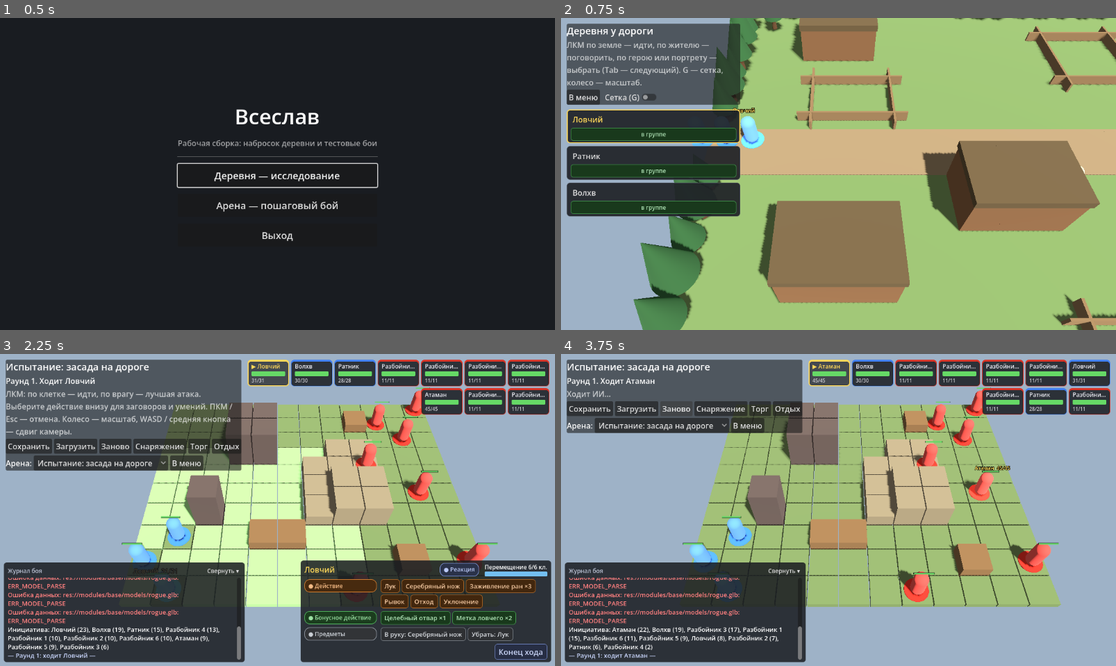
Above: before the commit, frames 1-4 (two rows, left to right).
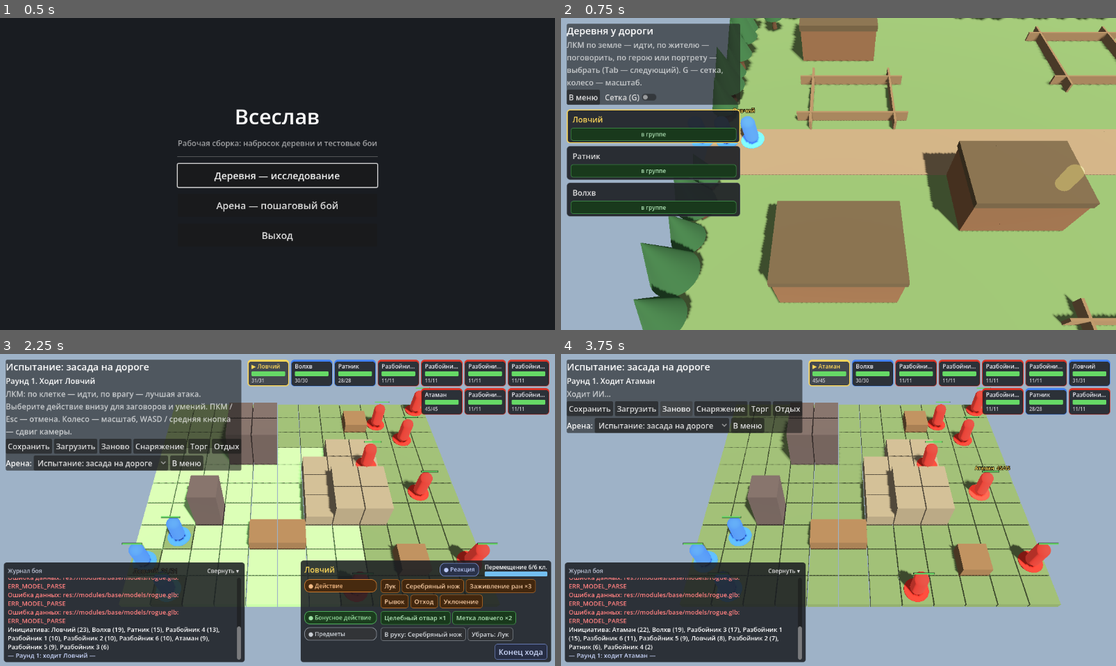
Above: after the commit, the same moments.

Repository: pivnoebidlo/vseslav
Game: Godot game, scene res://game/menu/main_menu.tscn
The game is run twice, just before and just after one commit, with the same random seed, the same clock (stepped at 60 frames per second) and the same inputs.
Inputs:
- Up to frame 1 (0.5 s): no input
- Up to frame 2 (0.75 s): click "Деревня — исследование" at 0.5 s
- Up to frame 3 (2.25 s): click "В меню" at 1.25 s; click "Арена — пошаговый бой" at 2 s
- Up to frame 4 (3.75 s): click "Заново" at 2.75 s; click "Заново" at 3.5 s

Frame 1 is identical in both runs. In frame 2, 0.5% of the frame differs, in the area x 32-95%, y 31-56%; in frame 3, 1.1%; in frame 4, 1.3%, in the area x 23-89%, y 11-78%.

Commit message:
feat: силуэты героев и жителей сквозь стены
Шейдер поверх фигуры рисует цвет стороны только там, где её заслоняет
непрозрачное — в деревне и на арене.

Co-Authored-By: Claude Opus 5.5 <noreply@anthropic.com>

Diff:
--- a/game/arena/unit_view.gd
+++ b/game/arena/unit_view.gd
@@ -18,6 +18,7 @@
 const BAR_WIDTH := 0.9
 const BAR_HEIGHT := 0.09
 const BAR_Y := 1.85
+const SILHOUETTE_SHADER := preload("res://game/world/silhouette.gdshader")
 
 var unit_id: String = ""
 
@@ -59,6 +60,7 @@
 	else:
 		_add_simple_figure(entry.figure if entry != null else FigureCatalog.FIGURE_HUMANOID)
 	_add_collider()
+	_add_silhouette(_figure)
 
 	_add_hp_bar()
 	_setup_label(_name_label, 34, BAR_Y + 0.28)
@@ -336,6 +338,22 @@
 	_body_mat.albedo_color = _base_color
 
 
+## Силуэт сквозь стены цвета стороны: на все меши фигуры (модели или простой).
+func _add_silhouette(node: Node) -> void:
+	var mat := ShaderMaterial.new()
+	mat.shader = SILHOUETTE_SHADER
+	mat.set_shader_parameter("color", Color(_team_color, 0.55))
+	_apply_overlay(node, mat)
+
+
+func _apply_overlay(node: Node, mat: Material) -> void:
+	var mesh := node as MeshInstance3D
+	if mesh != null:
+		mesh.material_overlay = mat
+	for child in node.get_children():
+		_apply_overlay(child, mat)
+
+
 func _add_part(mesh: Mesh, at: Vector3) -> void:
 	var part := MeshInstance3D.new()
 	part.mesh = mesh
--- /dev/null
+++ b/game/world/silhouette.gdshader
@@ -0,0 +1,22 @@
+// Силуэт сквозь стены (как в BG3): рисуется поверх фигуры без проверки глубины и
+// оставляет только те места, где фигуру заслоняет что-то непрозрачное.
+shader_type spatial;
+render_mode unshaded, depth_draw_never, depth_test_disabled, cull_back, blend_mix;
+
+uniform vec4 color : source_color = vec4(0.3, 0.55, 1.0, 0.55);
+// Насколько ближе должна быть преграда, чтобы считать фигуру заслонённой (м).
+uniform float bias = 0.15;
+uniform sampler2D depth_texture : hint_depth_texture, filter_nearest, repeat_disable;
+
+void fragment() {
+	float scene_depth = texture(depth_texture, SCREEN_UV).r;
+	vec4 ndc = vec4(SCREEN_UV * 2.0 - 1.0, scene_depth, 1.0);
+	vec4 view = INV_PROJECTION_MATRIX * ndc;
+	float scene_distance = -view.z / view.w;
+	float own_distance = -VERTEX.z;
+	if (scene_distance > own_distance - bias) {
+		discard;
+	}
+	ALBEDO = color.rgb;
+	ALPHA = color.a;
+}
Not shown, added: game/world/silhouette.gdshader.uid
